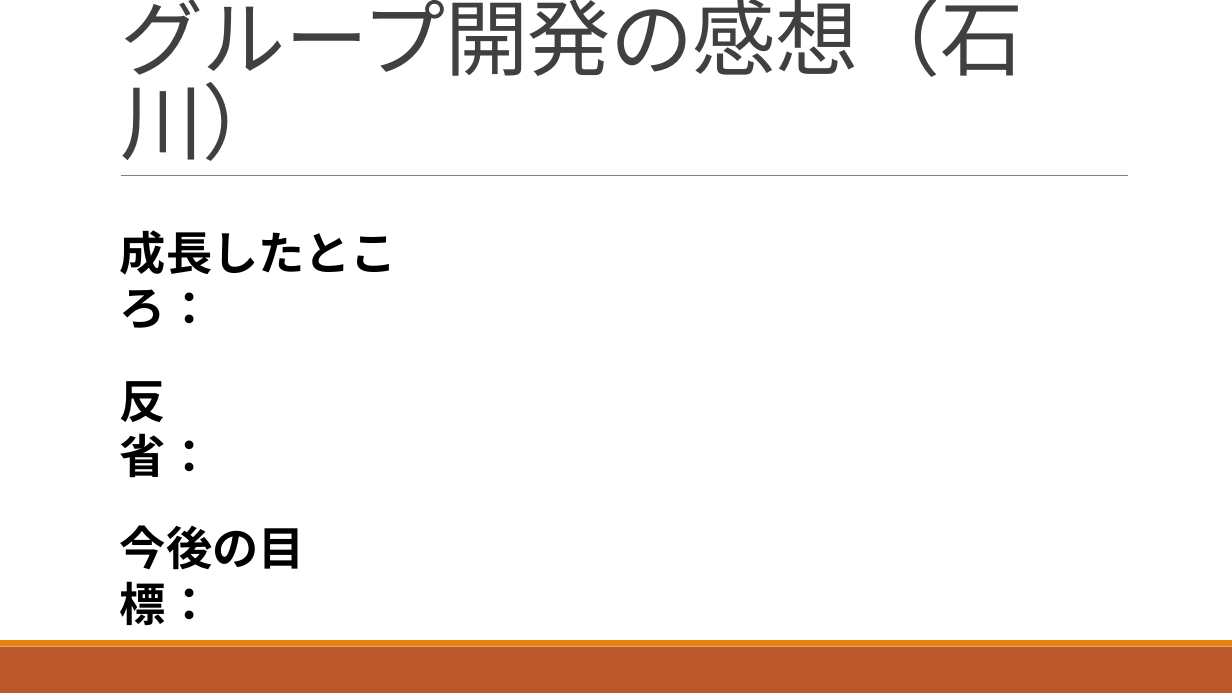
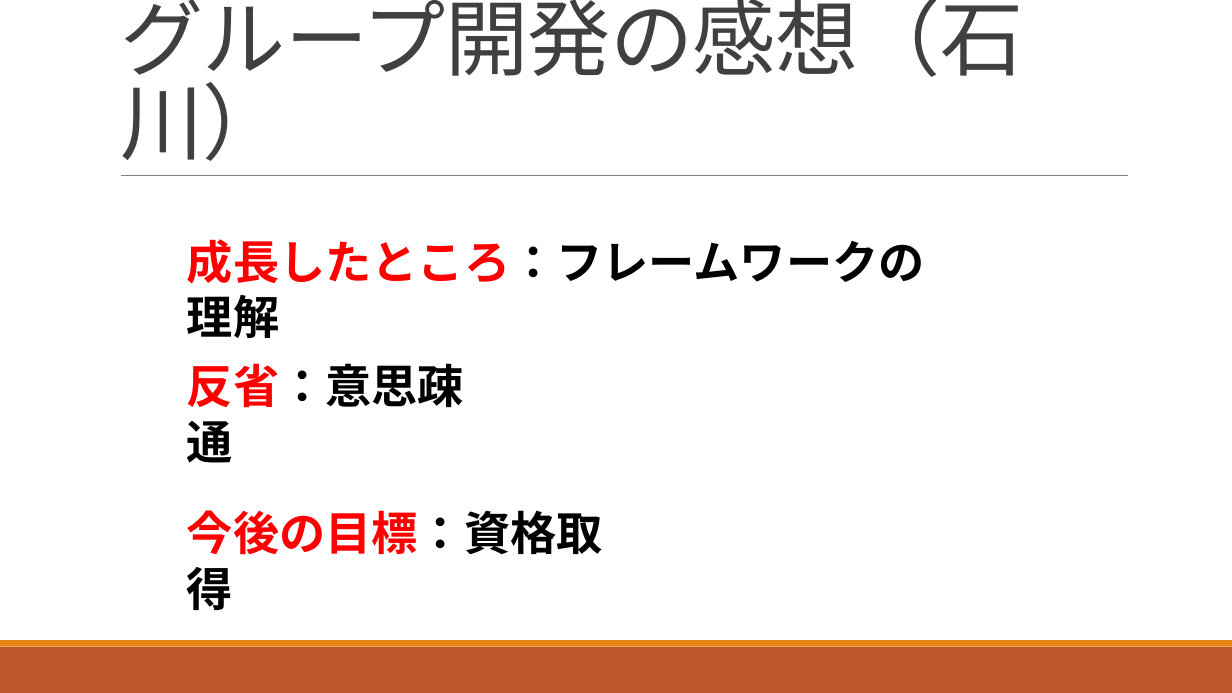
Before and after one commit to ShunjiYamamoto/groupA, a slide deck: slide 11 of 9.発表資料/グループ開発_Aグループ発表資料.pptx. Drawn at 1232x693 pixels with LibreOffice and Linux fonts; fonts in the diff are those of the drawing. Boxes give left, top, right and bottom in pixels: in the first picture for what was removed or moved away, otherwise in the second. Text is boxed around its words. In the diff, an @@ line names an element or a change of style, - is before the commit and + after.

```diff
--- a/9.発表資料/グループ開発_Aグループ発表資料.pptx
+++ b/9.発表資料/グループ開発_Aグループ発表資料.pptx
@@ text at <box>187,239,925,338</box>: text changed @@
-成長したところ：
+成長したところ：フレームワークの理解
@@ text at <box>187,363,464,463</box>: text changed @@
-反省：
+反省：意思疎通
@@ text at <box>187,510,603,610</box>: text changed; text colour #000000 to #FF0000 @@
-今後の目標：
+今後の目標：資格取得
```
Also in this commit, not shown: 7 other slides changed, 2 slides added, 1 slide removed.
